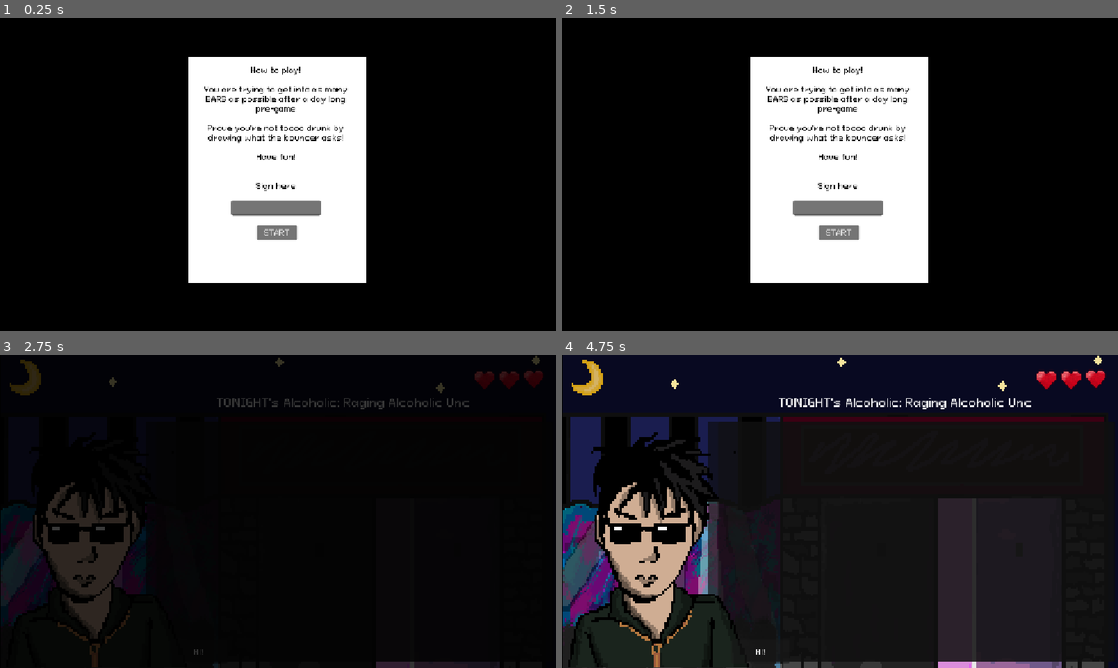
Above: before the commit, frames 1-4 (two rows, left to right).
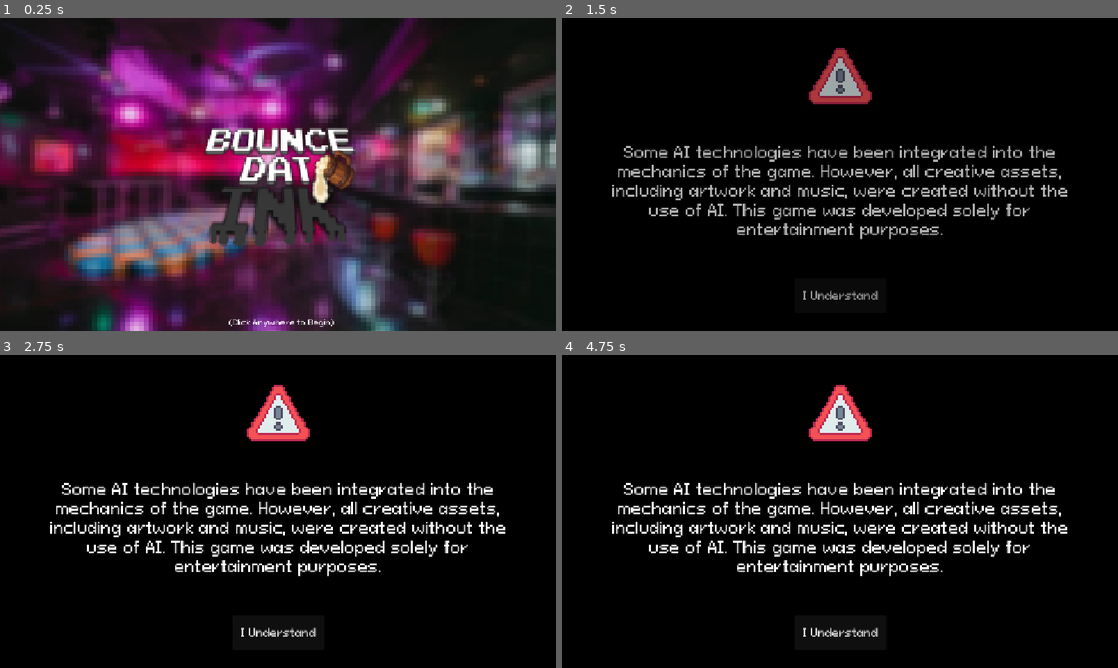
Above: after the commit, the same moments.

Repository: jyatch/bouncer-game
Game: Godot game, scene res://Scenes/Menu.tscn
The game is run twice, just before and just after one commit, with the same random seed, the same clock (stepped at 60 frames per second) and the same inputs. Before the commit the project starts from res://Scenes/HowToPlay.tscn. Sound files missing from this copy of the repository are replaced by a short silence.
Inputs (mouse positions are in pixels of both pictures, inside the frame that each line leads up to):
- Up to frame 1 (0.25 s): no input
- Up to frame 2 (1.5 s): click (840, 174) at 0.52 s; click (840, 296) at 1.25 s, where only the run after the commit has a clickable "I Understand"
- Up to frame 3 (2.75 s): click (278, 570) at 2 s, where only the run before the commit has a clickable "START"
- Up to frame 4 (4.75 s): tap Enter at 2.75 s; move the mouse to (962, 495) at 2.77 s; hold D 2.78-3.5 s; tap Z at 2.85 s; click (962, 495) at 2.92 s; tap Space at 3.02 s; drag from (728, 527) to (812, 574) at 3.52 s; move the mouse to (895, 442) at 4.27 s; hold D from 4.28 s (still down); tap K at 4.35 s

The runs differ from the first frame. In frame 1, 79% of the frame differs, in the area x 0-100%, y 0-100%; in frame 2, 26%; in frame 3, 15%; in frame 4, 56%.

Commit message:
music added

Diff:
--- a/Scenes/Menu.tscn
+++ b/Scenes/Menu.tscn
@@ -6,11 +6,17 @@
 [ext_resource type="Script" uid="uid://c3wegts7omfmc" path="res://Scripts/texture_button.gd" id="5_ma218"]
 [ext_resource type="FontFile" uid="uid://blxtr3o4uc1kv" path="res://fonts/PixeloidSans-lxa3y.ttf" id="6_idohh"]
 [ext_resource type="Shader" path="res://Shaders/club_lights.gdshader" id="7_lights"]
+[ext_resource type="Script" path="res://Scripts/menu.gd" id="8_menu"]
+[ext_resource type="AudioStream" uid="uid://b4u66is8s53jn" path="res://Audio Files/last-time.mp3" id="9_last_time"]
 
 [sub_resource type="ShaderMaterial" id="ShaderMaterial_lights"]
 shader = ExtResource("7_lights")
 
 [node name="Menu" type="Node2D" unique_id=1651934711]
+script = ExtResource("8_menu")
+
+[node name="LastTimeMusic" type="AudioStreamPlayer" parent="."]
+stream = ExtResource("9_last_time")
 
 [node name="TextureRect" type="TextureRect" parent="." unique_id=599789557]
 offset_left = -25.0
--- a/Scripts/how_to_play.gd
+++ b/Scripts/how_to_play.gd
@@ -2,6 +2,14 @@
 
 @export var start_button: Button
 @export var name_input: LineEdit
+
+const AMBIENCE := preload("res://Audio Files/ambience.mp3")
+
+
+func _ready() -> void:
+	# Keeps looping (via the Music autoload) straight through the club
+	# gameplay in Main -- see main.gd's _game_over() for where it stops.
+	Music.play_loop(AMBIENCE)
 
 
 func _on_start_button_pressed() -> void:
--- a/Scripts/main.gd
+++ b/Scripts/main.gd
@@ -239,6 +239,10 @@
 	reset_button.hide()
 	yap.text = "\"get outta here, you're cut off.\""
 
+	# Ambience has been looping since HowToPlay -- cut it out (quick fade, not
+	# an abrupt stop) right as the wasted screen takes over.
+	Music.fade_out(0.3)
+
 	# Low-opacity black over the whole game, "WASTED" banner centered on top --
 	# faded/popped in rather than just appearing, same idea as the eventual
 	# real lose/blackout scene (blur shader + shrinking bounce sprite) this is
--- /dev/null
+++ b/Scripts/menu.gd
@@ -0,0 +1,26 @@
+extends Node2D
+
+## Loops last-time.mp3 for as long as the menu is up, and fades it out when
+## the player clicks through to the disclaimer scene.
+
+@onready var music: AudioStreamPlayer = $LastTimeMusic
+
+
+func _ready() -> void:
+	# AudioStreamMP3 doesn't have a per-node loop toggle the way Ogg streams
+	# do -- looping by hand here means it doesn't depend on the import
+	# setting (which defaults to false and isn't worth touching).
+	music.finished.connect(music.play)
+	music.play()
+
+
+## Fades the menu music to silence over `duration` seconds -- defaults to
+## Transition's own fade-out length, so the music dies right as the screen
+## goes black instead of cutting or lingering. Does not block; the caller is
+## free to start the scene change immediately after calling this.
+func fade_out_music(duration: float = Transition.DEFAULT_FADE_OUT) -> void:
+	if not music.playing:
+		return
+	var tween := create_tween()
+	tween.tween_property(music, "volume_db", -80.0, duration)
+	tween.finished.connect(music.stop)
--- /dev/null
+++ b/Scripts/music.gd
@@ -0,0 +1,56 @@
+extends Node
+
+## Global background-music player.
+##
+## Lives across scene changes (autoload), so a track started in one scene
+## keeps playing -- same stream, same position -- straight into the next,
+## instead of restarting (or cutting out) at every scene swap. Used for
+## ambience.mp3: starts on HowToPlay, keeps looping through the club
+## gameplay in Main, and only stops once the player loses (see main.gd's
+## _game_over()).
+##
+## Install: Project Settings -> Globals -> Autoload -> name it exactly Music
+
+var _player: AudioStreamPlayer
+
+
+func _ready() -> void:
+	_player = AudioStreamPlayer.new()
+	add_child(_player)
+	_player.finished.connect(_on_finished)
+
+
+## Starts `stream` looping. No-op if it's already the one playing, so a
+## scene re-entering this call (e.g. on a re-run) doesn't restart the track
+## from the top.
+func play_loop(stream: AudioStream) -> void:
+	if _player.stream == stream and _player.playing:
+		return
+	_player.stream = stream
+	_player.volume_db = 0.0
+	_player.play()
+
+
+func _on_finished() -> void:
+	# Manual loop -- same reasoning as menu.gd's LastTimeMusic: AudioStreamMP3
+	# doesn't expose a per-node loop toggle the way Ogg streams do.
+	if _player.stream != null:
+		_player.play()
+
+
+## Fades to silence over `duration` seconds, then stops. Safe to call when
+## nothing is playing.
+func fade_out(duration: float = 0.6) -> void:
+	if not _player.playing:
+		return
+	var tween := create_tween()
+	tween.tween_property(_player, "volume_db", -80.0, duration)
+	tween.finished.connect(stop)
+
+
+func stop() -> void:
+	_player.stop()
+
+
+func is_playing() -> bool:
+	return _player.playing
--- a/Scripts/texture_button.gd
+++ b/Scripts/texture_button.gd
@@ -1,4 +1,7 @@
 extends TextureButton
 
 func _on_pressed():
+	var menu := get_parent()
+	if menu.has_method("fade_out_music"):
+		menu.fade_out_music()
 	Transition.change_scene("res://Scenes/Disclaimer.tscn")
--- a/project.godot
+++ b/project.godot
@@ -11,7 +11,7 @@
 [application]
 
 config/name="Bouncer Game"
-run/main_scene="uid://c7iau3nky63kh"
+run/main_scene="uid://b0e1fynjdl35t"
 config/features=PackedStringArray("4.7", "Forward Plus")
 config/icon="res://Images/icon.svg"
 
@@ -21,6 +21,7 @@
 DoodleAI="*res://Scripts/doodle_ai.gd"
 QuickDraw="*res://Scripts/quickdraw.gd"
 PlayerData="*uid://bsovxllbeqi8y"
+Music="*res://Scripts/music.gd"
 
 [display]
 
Not shown, added: Audio Files/ambience.mp3.import
Not shown, added: Audio Files/last-time.mp3.import
Not shown, added: Scripts/menu.gd.uid
Not shown, added: Scripts/music.gd.uid
Not shown, added: Audio Files/ambience.mp3
Not shown, added: Audio Files/last-time.mp3
